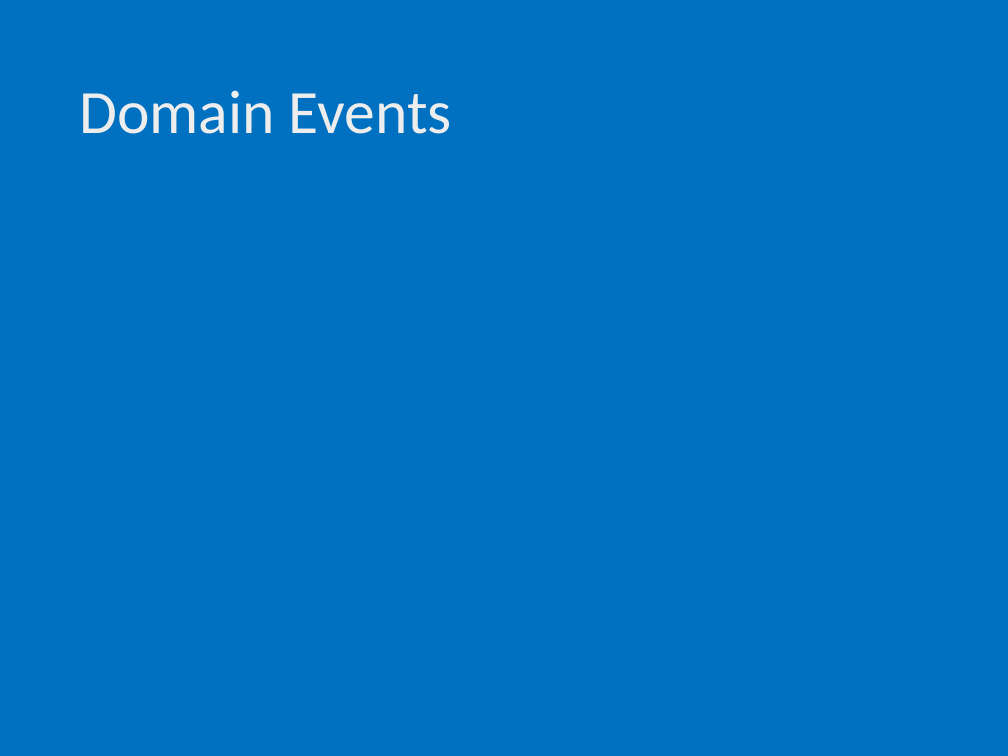
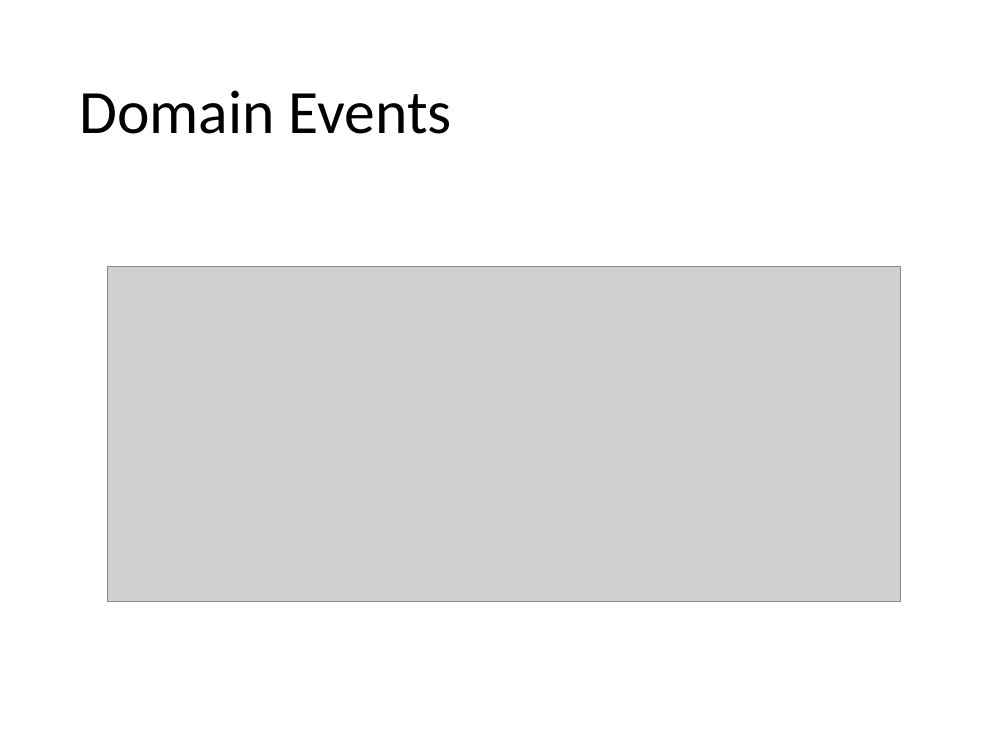
Before and after one commit to ivanpaulovich/event-sourcing-jambo, a slide deck: slide 25 of docs/Introdução ao Domain-Driven-Design (DDD).pptx (slide 24 before the commit). Drawn at 1008x756 pixels with LibreOffice and Linux fonts; fonts in the diff are those of the drawing; grey boxes stand for pictures. Boxes give left, top, right and bottom in pixels: in the first picture for what was removed or moved away, otherwise in the second. Text is boxed around its words. In the diff, an @@ line names an element or a change of style, - is before the commit and + after.

```diff
--- a/docs/Introdução ao Domain-Driven-Design (DDD).pptx
+++ b/docs/Introdução ao Domain-Driven-Design (DDD).pptx
@@ background #0070C0 to #FFFFFF @@
@@ title "Domain Events" at <box>79,90,452,134</box>: text colour gradient #DEDEDE to #EDEDED to #FFFFFF to #000000 @@
@@ picture added at <box>107,267,901,602</box> @@
```
Also in this commit, not shown: 12 other slides changed, 3 slides added, 3 slides removed.
